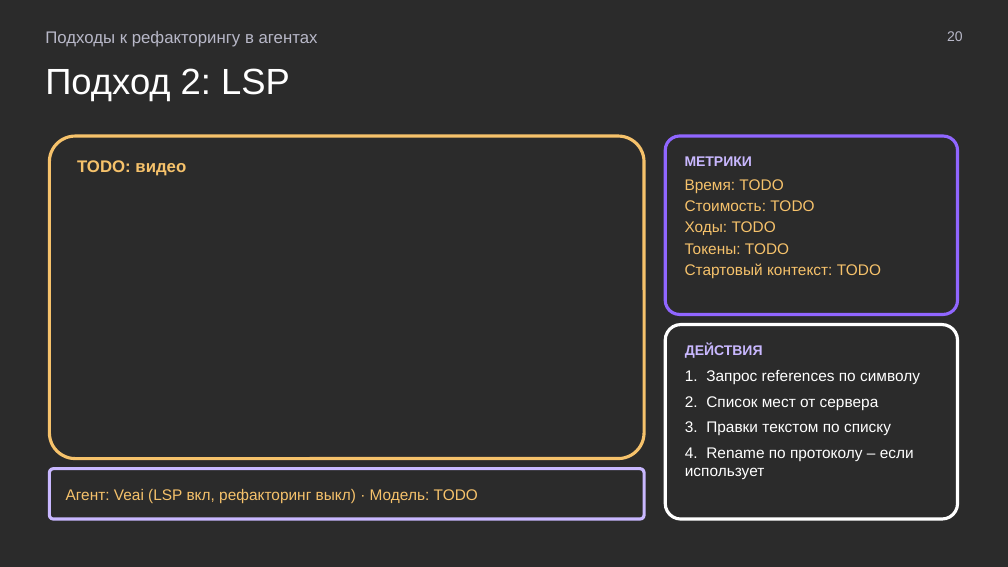
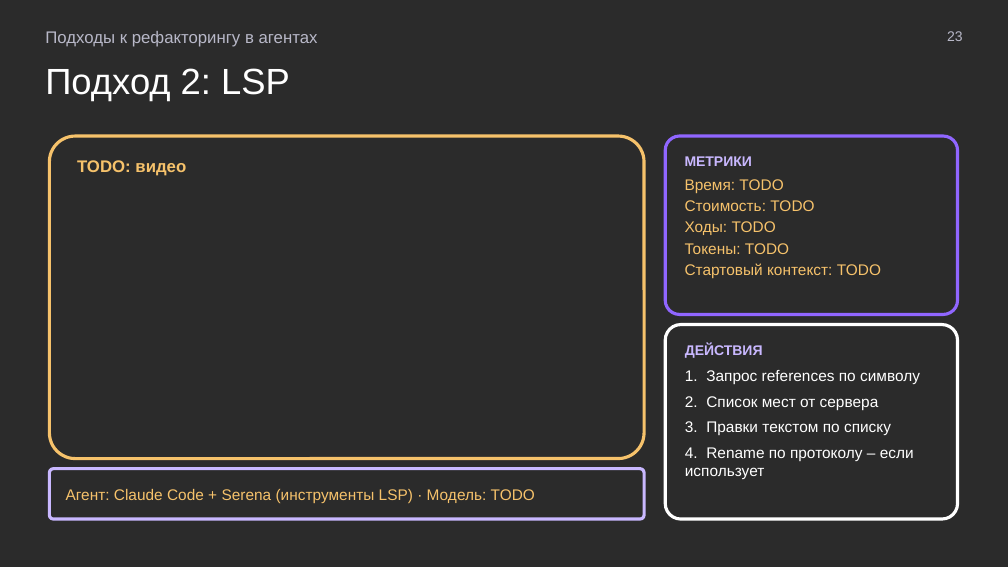
Before and after one commit to MchKosticyn/ide-refactoring-in-ai-agents, a slide deck: slide 23 of Доклад_ Рефакторинг в ИИ-агентах.pptx (slide 20 before the commit). Drawn at 1008x567 pixels with LibreOffice and Linux fonts; fonts in the diff are those of the drawing; background and template pictures are left out; a plain dark background stands for a picture behind light text. Boxes give left, top, right and bottom in pixels: in the first picture for what was removed or moved away, otherwise in the second. Text is boxed around its words. In the diff, an @@ line names an element or a change of style, - is before the commit and + after.

Commit message:
Bias slides with source screenshots; LSP pros/cons merged with protocol limitations; dot-less call slide; growing comparison table; human metrics to TODO; 1428 refs; engine banner

```diff
--- a/Доклад_ Рефакторинг в ИИ-агентах.pptx
+++ b/Доклад_ Рефакторинг в ИИ-агентах.pptx
@@ text at (x1=947, y1=31, x2=963, y2=41): text changed @@
-20
+23
@@ text in rounded rectangle at (x1=66, y1=489, x2=535, y2=503): text changed @@
-Агент: Veai (LSP вкл, рефакторинг выкл) · Модель: TODO
+Агент: Claude Code + Serena (инструменты LSP) · Модель: TODO
```
Also in this commit, not shown: 22 other slides changed, 5 slides added, 2 slides removed, 9 other files.
